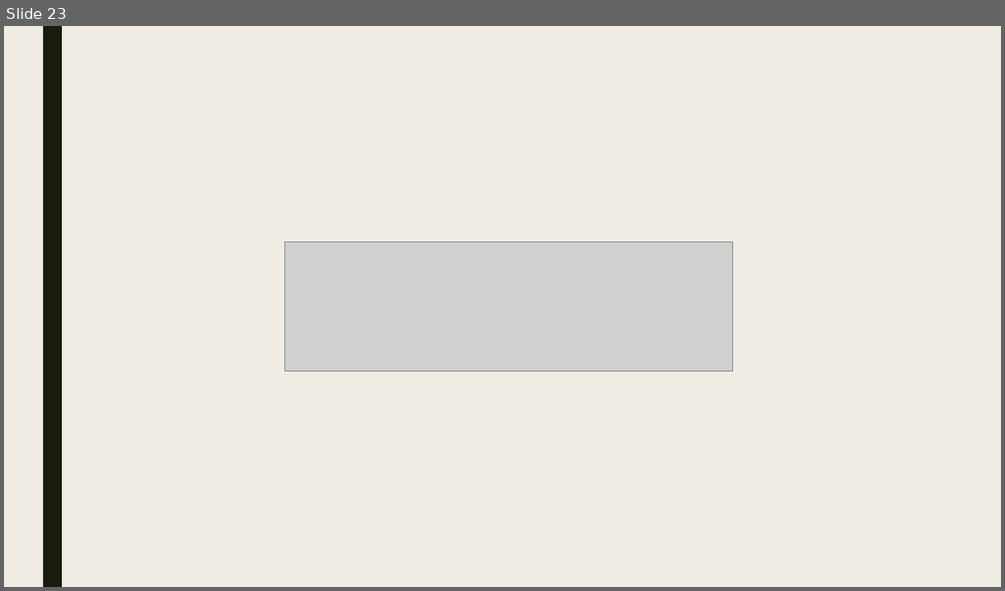
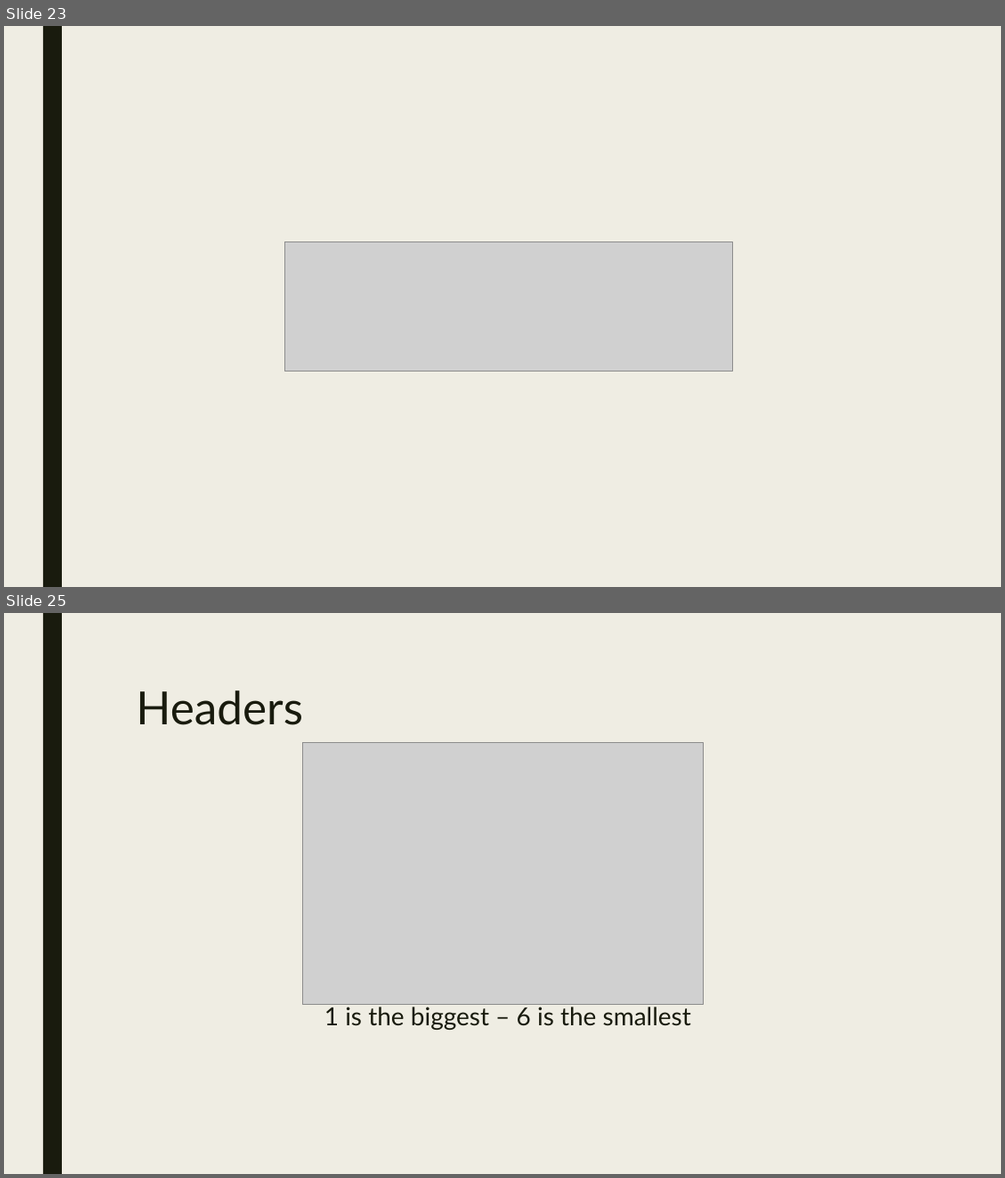
Before and after one commit to lexus654/basic_HTML-CSS_tutorial, a slide deck: HTML BASICS.pptx. Shown one above the other, each under a label of ours: slide 23 before the commit, slides 23 and 25 after it; the slides between them are not shown. The pictures are 1005x591 and 1005x1178 pixels, drawn with LibreOffice and Linux fonts; fonts in the diff are those of the drawing; grey boxes stand for pictures. Boxes give left, top, right and bottom in pixels: in the first picture for what was removed or moved away, otherwise in the second. Text is boxed around its words. In the diff, an @@ line names an element or a change of style, - is before the commit and + after.

Commit message:
header and pragrpaph done

```diff
--- a/HTML BASICS.pptx
+++ b/HTML BASICS.pptx
@@ slide 25 added at bbox=[4, 613, 1001, 1174], background #EFEDE3; not listed: 1 template element that a slide beside it also shows @@
@@ text added at bbox=[136, 690, 303, 725], 44 pt, text #191B0E @@
+Headers
@@ picture added at bbox=[302, 742, 704, 1004] @@
@@ title added at bbox=[324, 1004, 691, 1030], 24 pt, text #191B0E @@
+1 is the biggest – 6 is the smallest
```
Also in this commit, not shown: 7 other slides added, 1 other file.
